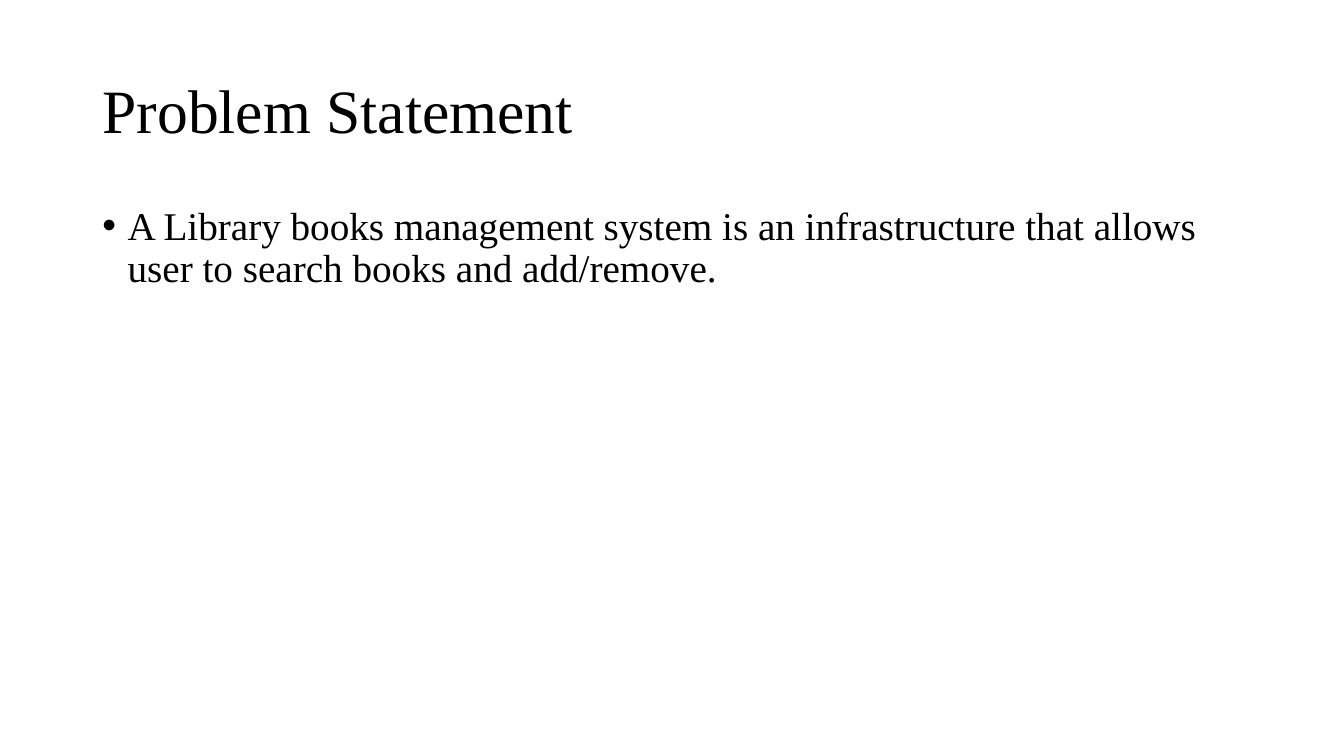
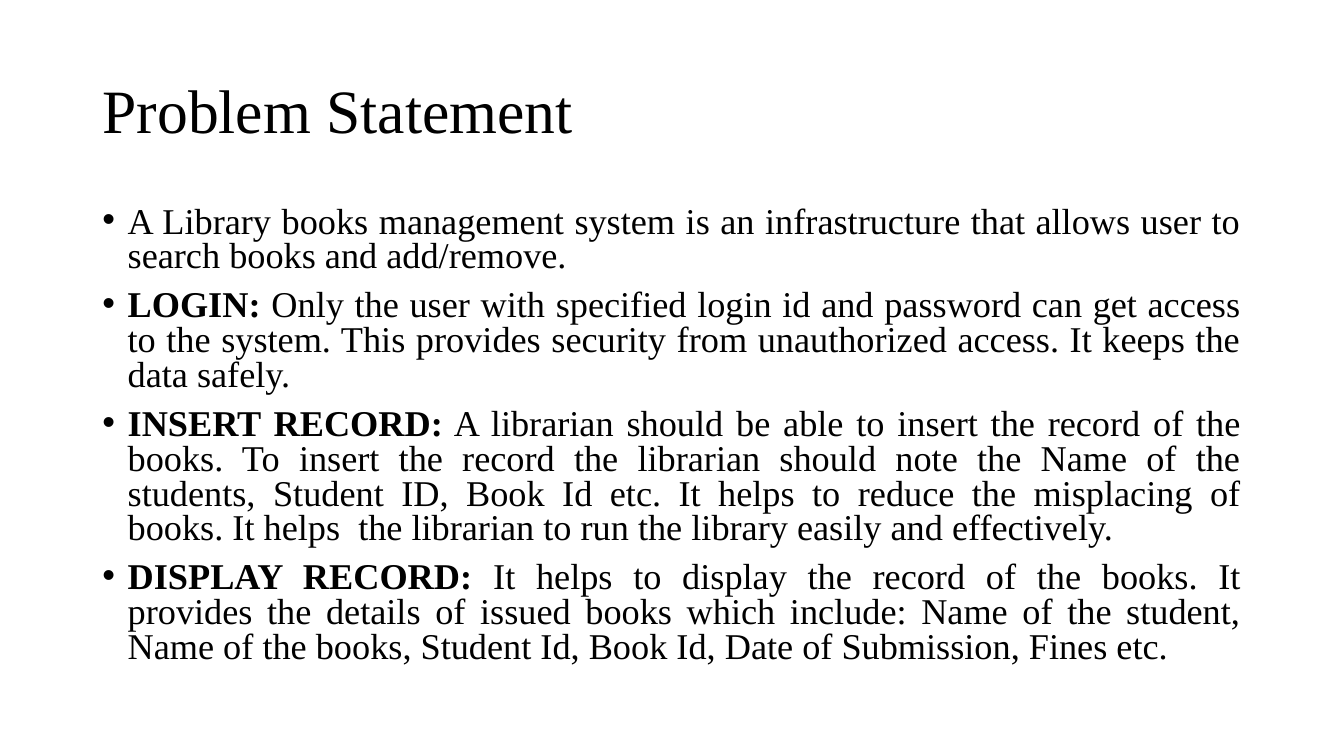
Before and after one commit to Andipstha/theFusion-Project-I, a slide deck: slide 2 of Documentation/LBMS_Presentation.pptx. Drawn at 1344x756 pixels with LibreOffice and Linux fonts; fonts in the diff are those of the drawing. Boxes give left, top, right and bottom in pixels: in the first picture for what was removed or moved away, otherwise in the second. Text is boxed around its words. In the diff, an @@ line names an element or a change of style, - is before the commit and + after.

```diff
--- a/Documentation/LBMS_Presentation.pptx
+++ b/Documentation/LBMS_Presentation.pptx
@@ text at [128, 208, 1240, 269]: size 28 to 25.9 pt in "A Library books management system is an ..."; alignment left to justified; line spacing 0.9 to 0.8 @@
@@ text at [128, 291, 1240, 665]: paragraphs added @@
+• LOGIN: Only the user with specified login id and password can get access to the system. This provides security from unauthorized access. It keeps the data safely.
+• INSERT RECORD: A librarian should be able to insert the record of the books. To insert the record the librarian should note the Name of the students, Student ID, Book Id etc. It helps to reduce the misplacing of books. It helps the librarian to run the library easily and effectively.
+• DISPLAY RECORD: It helps to display the record of the books. It provides the details of issued books which include: Name of the student, Name of the books, Student Id, Book Id, Date of Submission, Fines etc.
```
Also in this commit, not shown: 3 other slides changed, 1 slide added, 3 other files.
